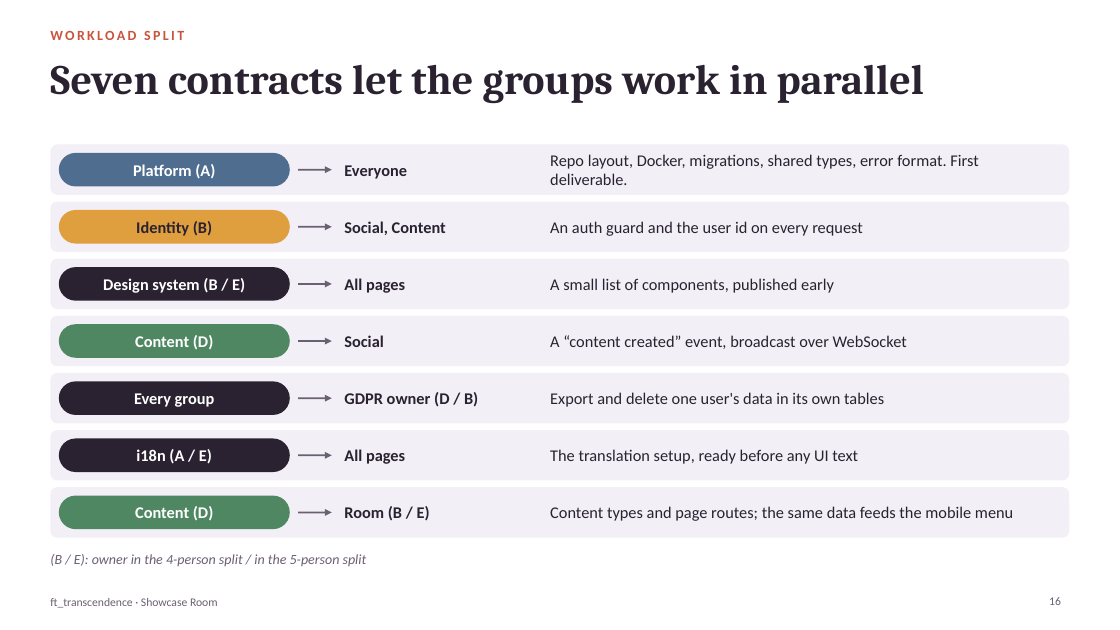
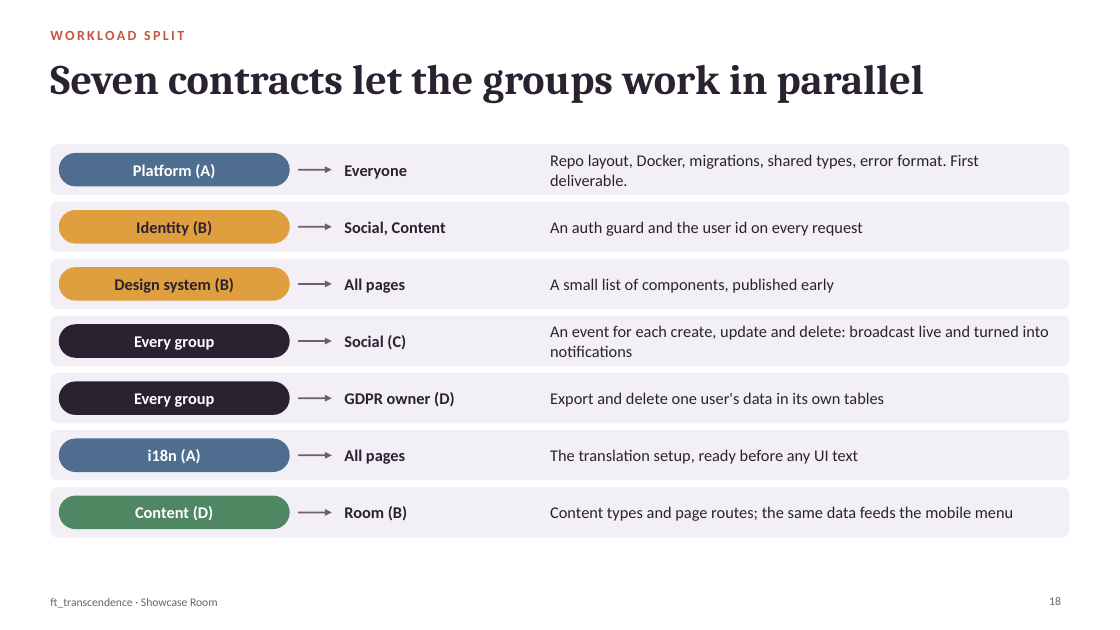
Before and after one commit to Komorebi-32/Transcendance, a slide deck: slide 18 of documentation/slides/showcase_room_overview_en.pptx (slide 16 before the commit). Drawn at 1120x630 pixels with LibreOffice and Linux fonts; fonts in the diff are those of the drawing. Boxes give left, top, right and bottom in pixels: in the first picture for what was removed or moved away, otherwise in the second. Text is boxed around its words. In the diff, an @@ line names an element or a change of style, - is before the commit and + after.

```diff
--- a/documentation/slides/showcase_room_overview_en.pptx
+++ b/documentation/slides/showcase_room_overview_en.pptx
@@ rounded rectangle: place and size @@
-rounded rectangle at <box>59,324,290,358</box>
+rounded rectangle at <box>59,267,290,301</box>
@@ rounded rectangle at <box>59,267,290,301</box>: fill #4E8762 to #E09F3E @@
@@ text at <box>114,278,234,293</box>: text changed; text colour #FFFFFF to #2A2230 @@
-Design system (B / E)
+Design system (B)
@@ rounded rectangle: place and size @@
-rounded rectangle at <box>59,267,290,301</box>
+rounded rectangle at <box>59,324,290,358</box>
@@ text at <box>550,325,1049,357</box>: text changed @@
-A “content created” event, broadcast over WebSocket
+An event for each create, update and delete: broadcast live and turned into notifications
@@ text at <box>134,336,215,350</box>: text changed @@
-Content (D)
+Every group
@@ text at <box>344,335,406,350</box>: text changed @@
-Social
+Social (C)
@@ text at <box>344,392,455,407</box>: text changed @@
-GDPR owner (D / B)
+GDPR owner (D)
@@ rounded rectangle at <box>59,439,290,472</box>: fill #2A2230 to #4F6D8F @@
@@ text at <box>148,449,201,463</box>: text changed @@
-i18n (A / E)
+i18n (A)
@@ text at <box>344,506,407,520</box>: text changed @@
-Room (B / E)
+Room (B)
@@ text removed at <box>50,554,367,566</box> @@
-(B / E): owner in the 4-person split / in the 5-person split
```
Also in this commit, not shown: 6 other slides changed, 4 slides added, 2 slides removed, 6 other files.
